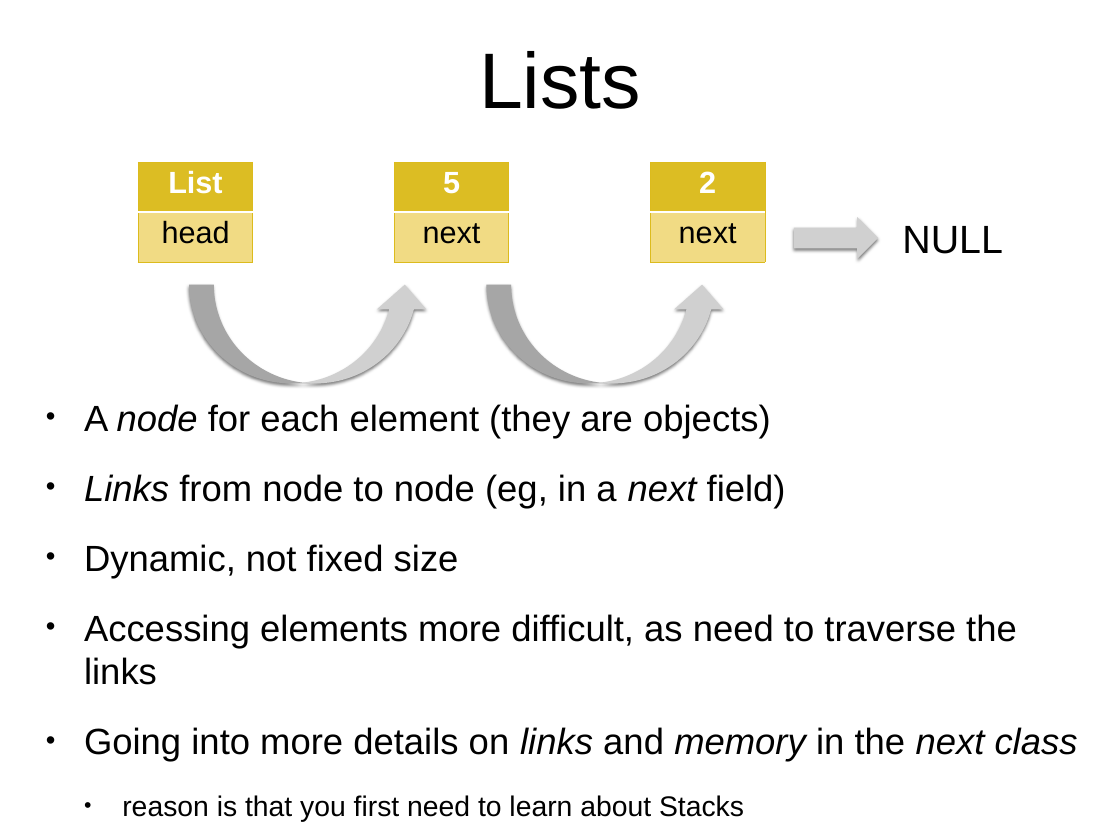
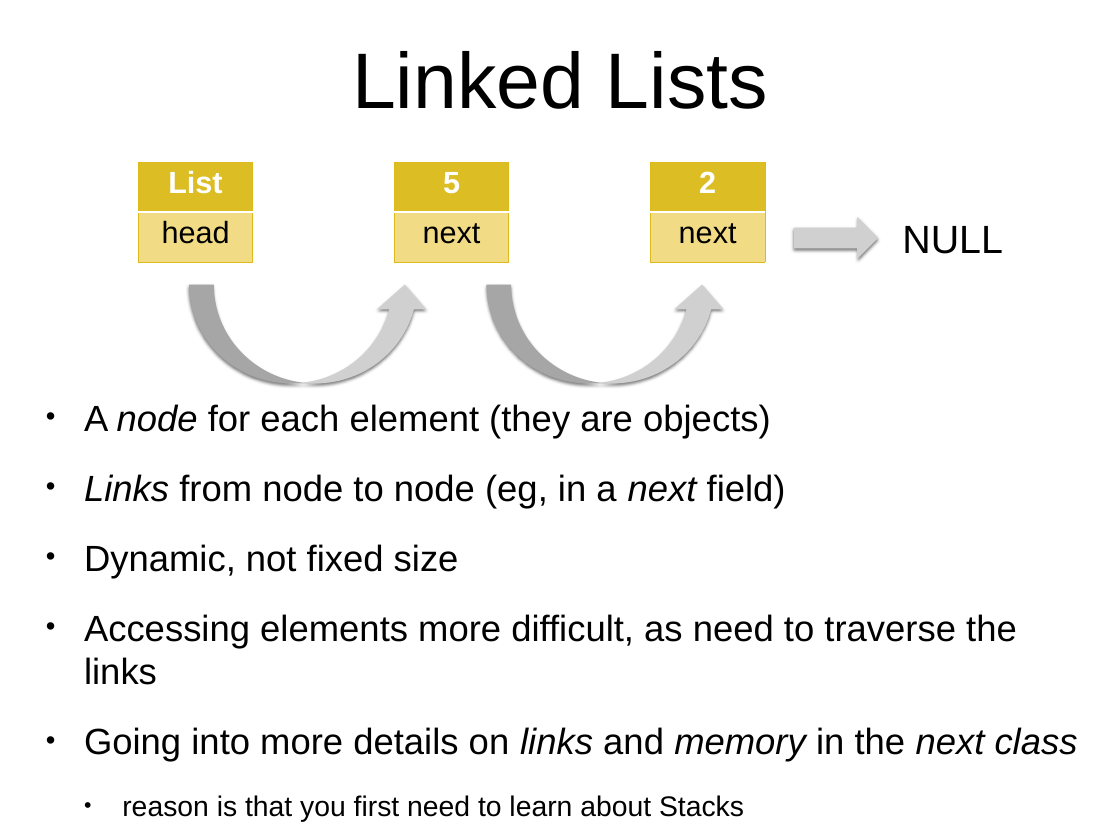
Before and after one commit to arcuri82/algorithms, a slide deck: slide 21 of docs/slides/01/01_intro.pptx (slide 20 before the commit). Drawn at 1120x840 pixels with LibreOffice and Linux fonts; fonts in the diff are those of the drawing; grey boxes stand for pictures. Boxes give left, top, right and bottom in pixels: in the first picture for what was removed or moved away, otherwise in the second. Text is boxed around its words. In the diff, an @@ line names an element or a change of style, - is before the commit and + after.

```diff
--- a/docs/slides/01/01_intro.pptx
+++ b/docs/slides/01/01_intro.pptx
@@ title at (352,51,768,109): text changed @@
-Lists
+Linked Lists
```
Also in this commit, not shown: 3 other slides changed, 1 slide added, 3 other files.
